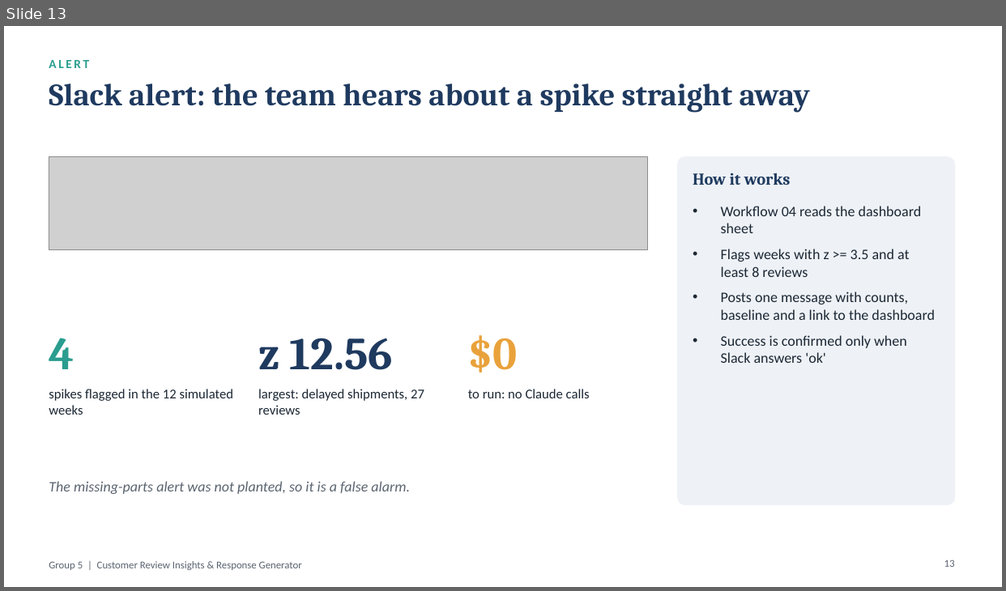
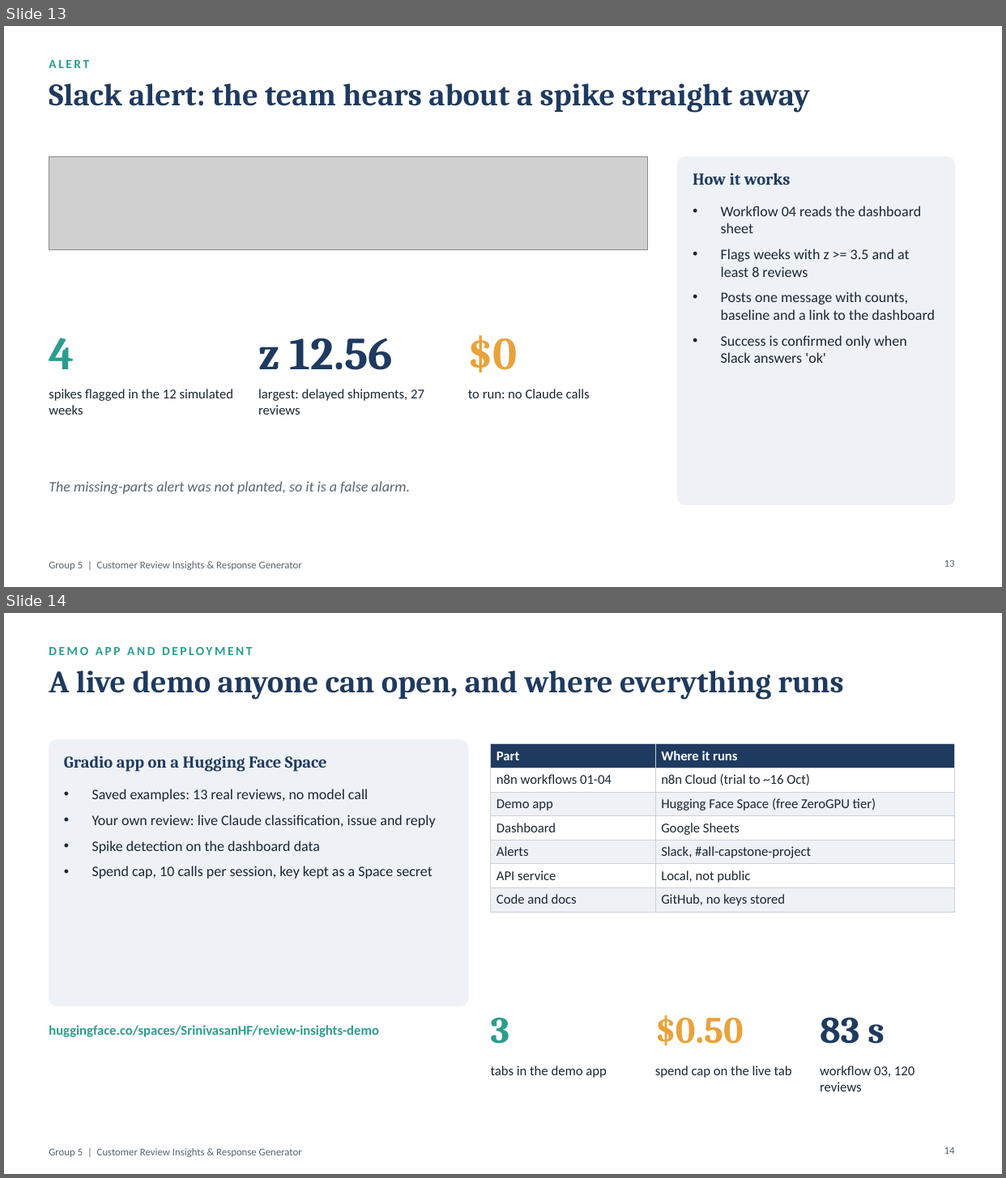
Before and after one commit to west01srinivas-hue/Capstone_Project_Group_5, a slide deck: docs/final/Final_Presentation.pptx. Shown one above the other, each under a label of ours: slide 13 before the commit, slides 13 and 14 after it. The pictures are 1006x591 and 1006x1178 pixels, drawn with LibreOffice and Linux fonts; fonts in the diff are those of the drawing; grey boxes stand for pictures. Boxes give left, top, right and bottom in pixels: in the first picture for what was removed or moved away, otherwise in the second. Text is boxed around its words. In the diff, an @@ line names an element or a change of style, - is before the commit and + after.

```diff
--- a/docs/final/Final_Presentation.pptx
+++ b/docs/final/Final_Presentation.pptx
@@ slide 14 added at bbox=[4, 613, 1002, 1174], background #FFFFFF @@
@@ text added at bbox=[49, 647, 252, 655], 12 pt, text #2A9D8F, bold @@
+DEMO APP AND DEPLOYMENT
@@ text added at bbox=[49, 671, 844, 700], 30 pt, text #1F3A5F, bold @@
+A live demo anyone can open, and where everything runs
@@ rounded rectangle added at bbox=[49, 740, 468, 1006], fill #EEF2F7, outline #EEF2F7 1 pt @@
@@ text added at bbox=[64, 756, 327, 772], 16 pt, text #1F3A5F, bold @@
+Gradio app on a Hugging Face Space
@@ table added at bbox=[491, 744, 955, 909], 7 rows, 2 columns @@
+Part | Where it runs
+n8n workflows 01-04 | n8n Cloud (trial to ~16 Oct)
+Demo app | Hugging Face Space (free ZeroGPU tier)
+Dashboard | Google Sheets
+Alerts | Slack, #all-capstone-project
+API service | Local, not public
+Code and docs | GitHub, no keys stored
@@ text added at bbox=[92, 789, 436, 879], 14 pt, text #1B2733 @@
+• Saved examples: 13 real reviews, no model call
+• Your own review: live Claude classification, issue and reply
+• Spike detection on the dashboard data
+• Spend cap, 10 calls per session, key kept as a Space secret
@@ text added at bbox=[49, 1025, 379, 1037], 13 pt, text #2A9D8F, bold @@
+huggingface.co/spaces/SrinivasanHF/review-insights-demo
@@ text added at bbox=[491, 1017, 509, 1044], 36 pt, text #2A9D8F, bold @@
+3
@@ text added at bbox=[655, 1015, 744, 1046], 36 pt, text #E9A23B, bold @@
+$0.50
@@ text added at bbox=[820, 1017, 884, 1044], 36 pt, text #1F3A5F, bold @@
+83 s
@@ text added at bbox=[491, 1066, 606, 1078], 13 pt, text #1B2733 @@
+tabs in the demo app
@@ text added at bbox=[655, 1066, 792, 1078], 13 pt, text #1B2733 @@
+spend cap on the live tab
@@ text added at bbox=[820, 1066, 914, 1092], 13 pt, text #1B2733 @@
+workflow 03, 120 reviews
@@ text added at bbox=[49, 1148, 302, 1157], 10 pt, text #5A6470 @@
+Group 5 | Customer Review Insights & Response Generator
@@ page number added at bbox=[944, 1148, 955, 1154], 10 pt, text #5A6470 @@
+14
```
Also in this commit, not shown: 2 slides changed, 2 other files.
